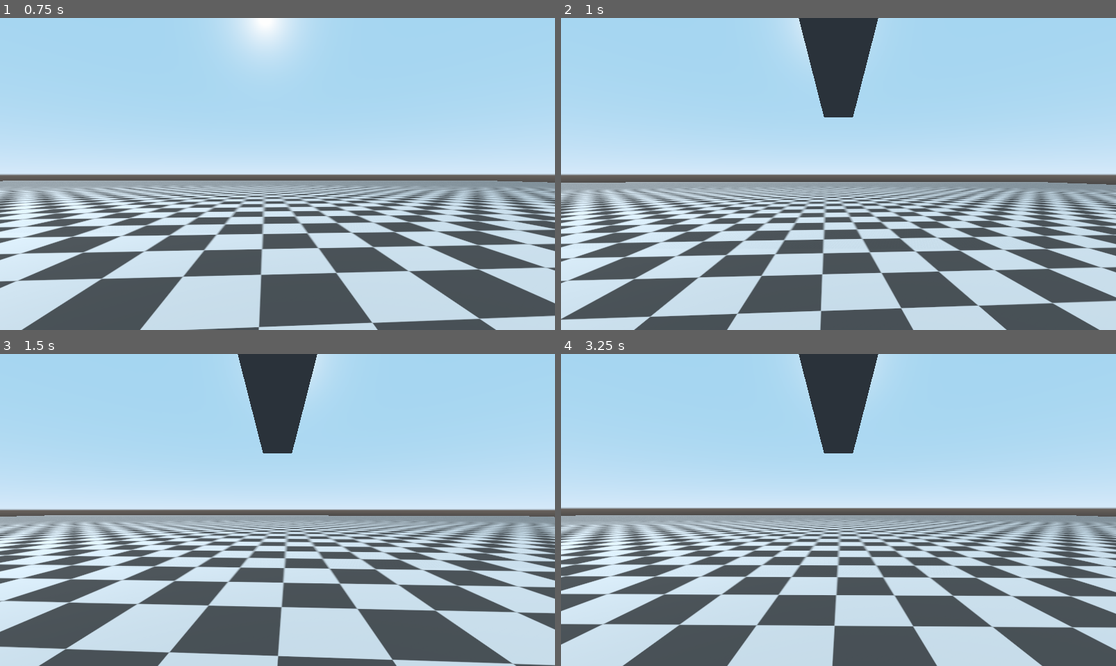
Above: before the commit, frames 1-4 (two rows, left to right).
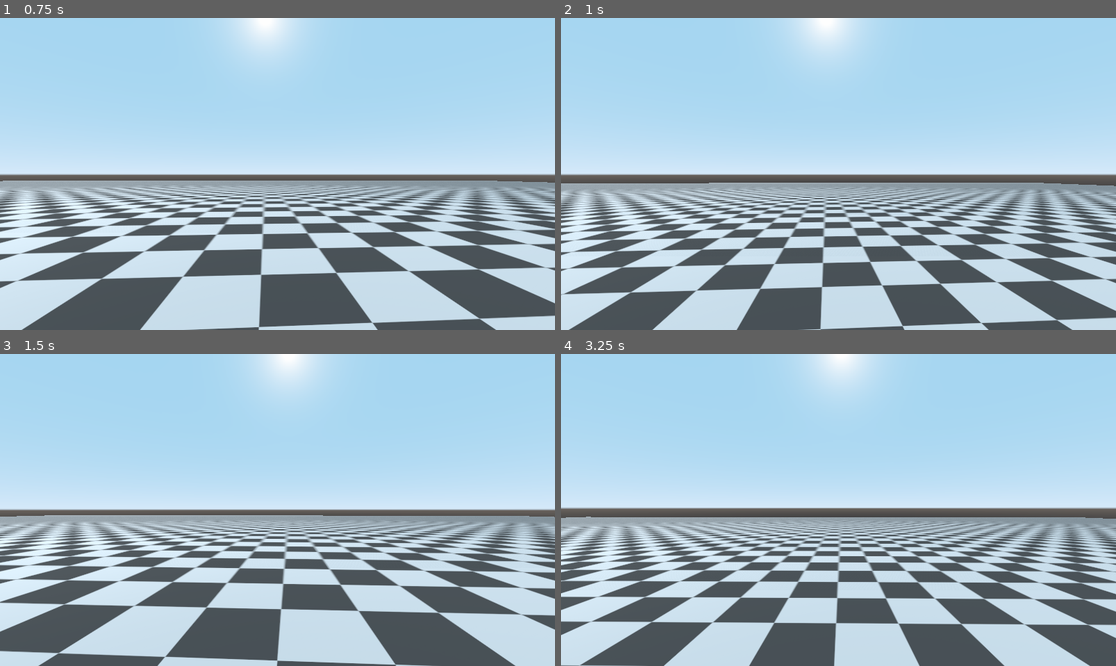
Above: after the commit, the same moments.

Repository: Octopodes-Nuts/FracturedExodus
Game: Godot game, scene res://environment/maps/test_map/TestMap.tscn
Same seed, same stepped clock (60 frames per second), same inputs: the game is played once before the commit and once after it.
Inputs (mouse positions are in pixels of both pictures, inside the frame that each line leads up to):
- Up to frame 1 (0.75 s): move the mouse to (305, 174) at 0.52 s; hold W (move_forward) from 0.53 s (still down); right-click (305, 174) at 0.6 s; click (305, 174) at 0.67 s
- Up to frame 2 (1 s): keep holding W (move_forward); tap Space (jump) at 0.77 s; tap 1 (primary_weapon) at 0.8 s
- Up to frame 3 (1.5 s): keep holding W (move_forward); move the mouse to (249, 510) at 1.27 s; tap 1 (primary_weapon) at 1.35 s
- Up to frame 4 (3.25 s): keep holding W (move_forward); tap Space (jump) at 1.52, 3.02 s; right-click (810, 510) at 1.55 s; move the mouse to (849, 503) at 2.02 s; right-click (849, 503) at 2.1 s; tap 1 (primary_weapon) at 2.3 s; move the mouse to (832, 516) at 2.77 s; tap Ctrl (crouch) at 2.85 s; click (832, 516) at 2.92 s; right-click (832, 516) at 3.05 s

Frame 1 is identical in both runs. In frame 2, 29% of the frame differs, in the area x 0-100%, y 0-100%; in frame 3, 7.9%; in frame 4, 32%.

Commit message:
Update weapon selection system

Diff:
--- a/src/behavior/player/Player.tscn
+++ b/src/behavior/player/Player.tscn
@@ -29,6 +29,9 @@
 transform = Transform( 1, 0, 0, 0, 1, 0, 0, 0, 1, 0, 1.12189, 0 )
 environment = ExtResource( 2 )
 
+[node name="gun_location" type="Spatial" parent="camera_head"]
+transform = Transform( 1, 0, 0, 0, 1, 0, 0, 0, 1, 0, -0.63007, -0.84987 )
+
 [node name="ground_check_0" type="RayCast" parent="."]
 enabled = true
 cast_to = Vector3( 0, -2, 0 )
@@ -52,6 +55,3 @@
 transform = Transform( 1, 0, 0, 0, 1, 0, 0, 0, 1, -0.3, 0, 0 )
 enabled = true
 cast_to = Vector3( 0, -2, 0 )
-
-[node name="gun_location" type="Spatial" parent="."]
-transform = Transform( 1, 0, 0, 0, 1, 0, 0, 0, 1, 0, 0.49182, -0.84987 )
--- a/src/behavior/player/movement/DefaultController.gd
+++ b/src/behavior/player/movement/DefaultController.gd
@@ -31,7 +31,7 @@
 var gravity_vec = Vector3()
 
 onready var head = $camera_head
-onready var gun_location = $gun_location
+onready var gun_location = $camera_head/gun_location
 onready var ground_check_0 = $ground_check_0
 onready var ground_check_1 = $ground_check_1
 onready var ground_check_2 = $ground_check_2
@@ -67,10 +67,6 @@
 	if Input.is_action_just_pressed("primary_weapon"):
 		character.set_weapons_inactive()
 		character.primary_weapon.active = true
-		self.add_child(character.primary_weapon)
-		character.primary_weapon.transform.origin = gun_location.transform.origin
-		self.remove_child(character.primary_weapon)
-		head.add_child(character.primary_weapon)
 		# play animation
 	elif Input.is_action_just_pressed("secondary_weapon"):
 		character.set_weapons_inactive()
--- a/src/behavior/player/weapons/Weapon.gd
+++ b/src/behavior/player/weapons/Weapon.gd
@@ -3,6 +3,11 @@
 # Class used as general interface
 
 class_name Weapon
+
+export var ADS_LERP: float = 20.0 # rate at which ADS occurs
+export var default_position : Vector3 = Vector3.ZERO
+export var ads_position : Vector3 = Vector3.ZERO
+export var ads_fov: float = 50.0
 
 enum WeaponType {
 	GUN,
--- a/src/behavior/player/weapons/guns/default_gun/DefaultGun.tscn
+++ b/src/behavior/player/weapons/guns/default_gun/DefaultGun.tscn
@@ -15,6 +15,7 @@
 [node name="collision" type="CollisionShape" parent="."]
 transform = Transform( 0.1, 0, 0, 0, 0.1, 0, 0, 0, 0.7, 0, 0, 0 )
 shape = SubResource( 1 )
+disabled = true
 
 [node name="mesh" type="MeshInstance" parent="."]
 transform = Transform( 0.1, 0, 0, 0, 0.1, 0, 0, 0, 0.7, 0, 0, 0 )
--- a/src/behavior/player/weapons/guns/default_pistol/DefaultPistol.tscn
+++ b/src/behavior/player/weapons/guns/default_pistol/DefaultPistol.tscn
@@ -16,6 +16,7 @@
 [node name="collision" type="CollisionShape" parent="."]
 transform = Transform( 0.07, 0, 0, 0, 0.07, 0, 0, 0, 0.3, 0, 0, 0 )
 shape = SubResource( 1 )
+disabled = true
 
 [node name="mesh" type="MeshInstance" parent="."]
 transform = Transform( 0.07, 0, 0, 0, 0.07, 0, 0, 0, 0.3, 0, 0, 0 )
--- a/src/behavior/settings.gd
+++ b/src/behavior/settings.gd
@@ -8,7 +8,7 @@
 	_load_bindings()
 
 # Gameplay settings
-var FOV: int
+var FOV: int = 70
 
 var actions = [
 	"move_forward",
--- a/src/behavior/weapon_register.gd
+++ b/src/behavior/weapon_register.gd
@@ -1,6 +1,13 @@
 extends Node
 
+# All weapons must be registeed here so that they can be loaded
+# This just references preset scenes
+
 onready var gun_register = {
-    "DefaultGun": preload("res://behavior/player/weapons/guns/default_gun/DefaultGun.tscn"),
-    "DefaultPistol": preload("res://behavior/player/weapons/guns/default_pistol/DefaultPistol.tscn")
+    "DefaultGun": load("res://behavior/player/weapons/guns/default_gun/DefaultGun.tscn"),
+    "DefaultPistol": load("res://behavior/player/weapons/guns/default_pistol/DefaultPistol.tscn")
 }
+
+onready var melee_register = {
+
+}
